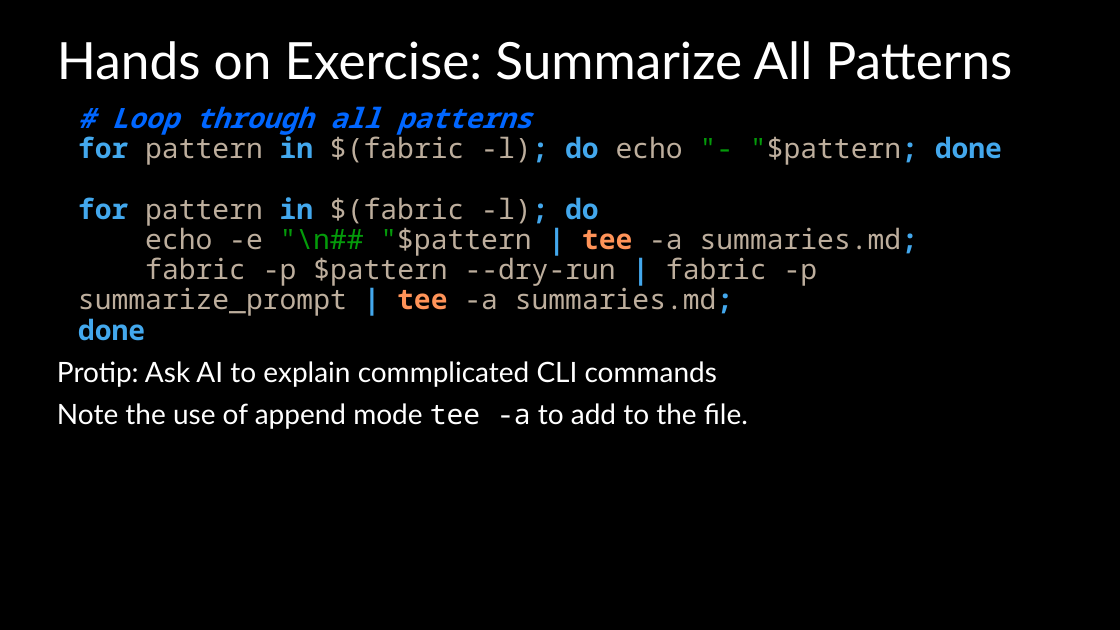
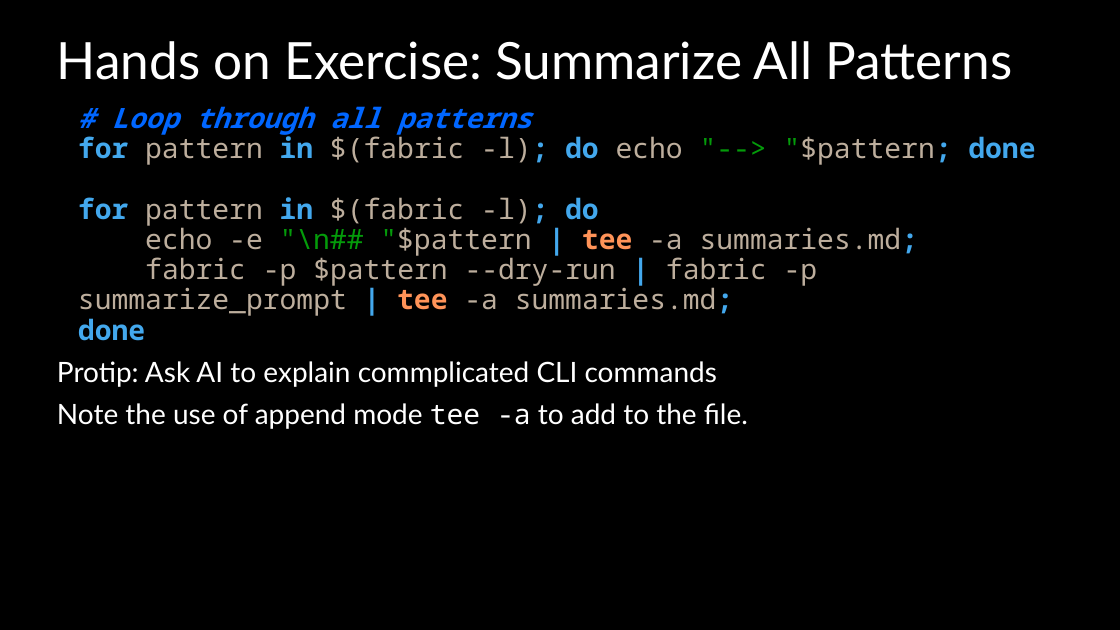
Before and after one commit to Resistor52/fabric_workshop, a slide deck: slide 49 of slides/workshop.pptx. Drawn at 1120x630 pixels with LibreOffice and Linux fonts; fonts in the diff are those of the drawing. Boxes give left, top, right and bottom in pixels: in the first picture for what was removed or moved away, otherwise in the second. Text is boxed around its words. In the diff, an @@ line names an element or a change of style, - is before the commit and + after.

```diff
--- a/slides/workshop.pptx
+++ b/slides/workshop.pptx
@@ text at (x1=78, y1=106, x2=1035, y2=341): text changed @@
-# Loop through all patterns
-for pattern in $(fabric -l); do echo "- "$pattern; done
-for pattern in $(fabric -l); do
-echo -e "\n## "$pattern | tee -a summaries.md;
-fabric -p $pattern --dry-run | fabric -p summarize_prompt | tee -a summaries.md;
-done
+# Loop through all patterns
+for pattern in $(fabric -l); do echo "--> "$pattern; done
+for pattern in $(fabric -l); do
+echo -e "\n## "$pattern | tee -a summaries.md;
+fabric -p $pattern --dry-run | fabric -p summarize_prompt | tee -a summaries.md;
+done
```
Also in this commit, not shown: 5 other slides changed, 5 other files.
